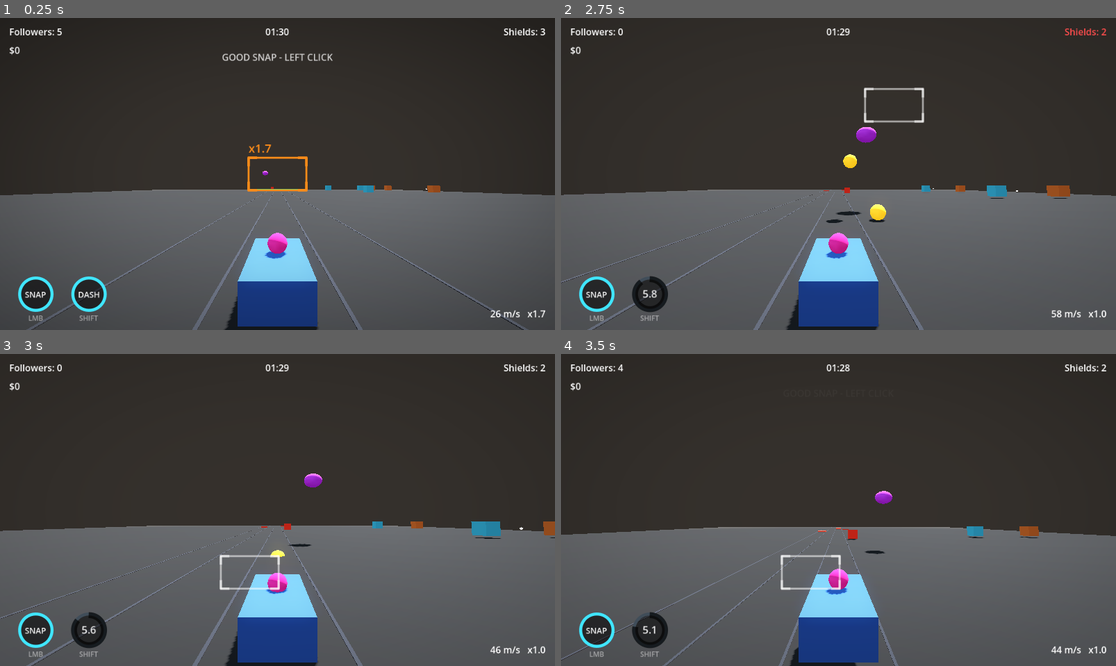
Above: before the commit, frames 1-4 (two rows, left to right).
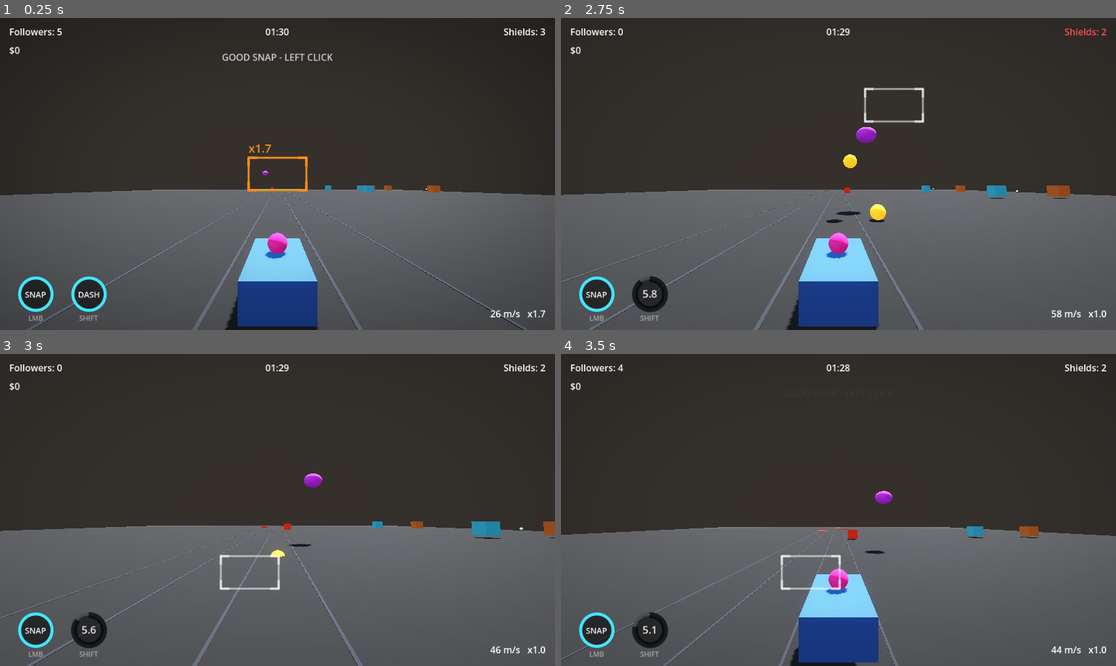
Above: after the commit, the same moments.

Repository: Wasumyon/war-idols
Game: Godot game, scene res://slice.tscn
Same seed, same stepped clock (60 frames per second), same inputs: the game is played once before the commit and once after it. This scene is started directly instead of the project's main scene.
Inputs (mouse positions are in pixels of both pictures, inside the frame that each line leads up to):
- Up to frame 1 (0.25 s): no input
- Up to frame 2 (2.75 s): tap Enter at 0.5 s; move the mouse to (960, 158) at 0.52 s; hold D (turnRight) 0.53-1.28 s; tap Ctrl (drift) at 0.6 s; click (960, 158) at 0.67 s; tap Space (jump) at 0.77, 1.52 s; move the mouse to (727, 189) at 1.27 s; hold S (brake) 1.28-2.03 s; tap R at 1.35 s; move the mouse to (894, 105) at 2.02 s; hold D (turnRight) from 2.03 s (still down); hold Shift from 2.03 s (still down)
- Up to frame 3 (3 s): move the mouse to (249, 572) at 2.77 s; release D (turnRight) at 2.78 s; release Shift at 2.78 s; hold W (accelerate) from 2.78 s (still down); tap Q at 2.85 s; click (249, 572) at 2.92 s
- Up to frame 4 (3.5 s): keep holding W (accelerate); tap Space (jump) at 3.02 s

Frames 1-2 are identical in both runs. In frame 3, 3.9% of the frame differs, in the area x 40-58%, y 70-100%; in frame 4, nothing differs.

Commit message:
Hit feedback: car+streamer blink during i-frames; ducking fully blocks the laser

Diff:
--- a/car/slice/runner.gd
+++ b/car/slice/runner.gd
@@ -42,10 +42,12 @@
 var _dash_cd := 0.0
 var _dash_t := 0.0
 var _shift_prev := false
+var _invuln := 0.0
 var _bubble: MeshInstance3D
 var _lines: Node3D
 
 @onready var streamer: MeshInstance3D = $Streamer
+@onready var body: MeshInstance3D = $Body
 
 
 func _ready() -> void:
@@ -107,6 +109,11 @@
 	return (index - (lane_count - 1) / 2.0) * lane_width
 
 
+## Blink the car + streamer for `t` seconds (called on a hit).
+func start_invuln(t: float) -> void:
+	_invuln = t
+
+
 func _physics_process(delta: float) -> void:
 	if not alive:
 		return
@@ -167,6 +174,16 @@
 	# ducked = below it.
 	$StreamHit.position.y = streamer.position.y
 
+	# --- invulnerability blink ---
+	if _invuln > 0.0:
+		_invuln -= delta
+		var on: bool = fmod(_invuln, 0.16) < 0.08
+		body.visible = on
+		streamer.visible = on
+	else:
+		body.visible = true
+		streamer.visible = true
+
 	# --- dash effects + smashing ---
 	_bubble.visible = dashing
 	_lines.visible = dashing
@@ -187,6 +204,8 @@
 func _on_stream_hit(area: Area3D) -> void:
 	if not area.is_in_group("filmer"):
 		return
+	if ducking:
+		return   # covered: the laser cannot touch you
 	if dashing:
 		return   # super armour shrugs this off too
 	get_parent().on_player_hit()
--- a/car/slice/slice.gd
+++ b/car/slice/slice.gd
@@ -167,6 +167,7 @@
 		return
 	_iframe = IFRAMES
 	shields -= 1
+	runner.start_invuln(IFRAMES)
 	_flash_shields()
 	if shields <= 0:
 		_end_run()
